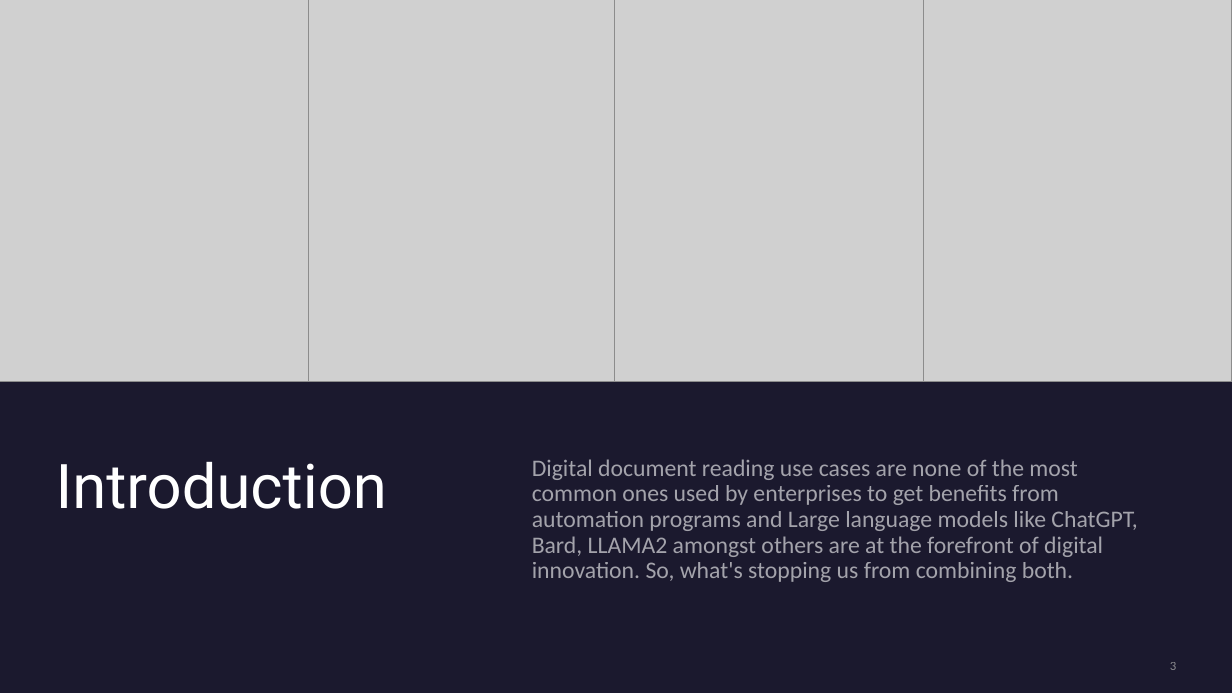
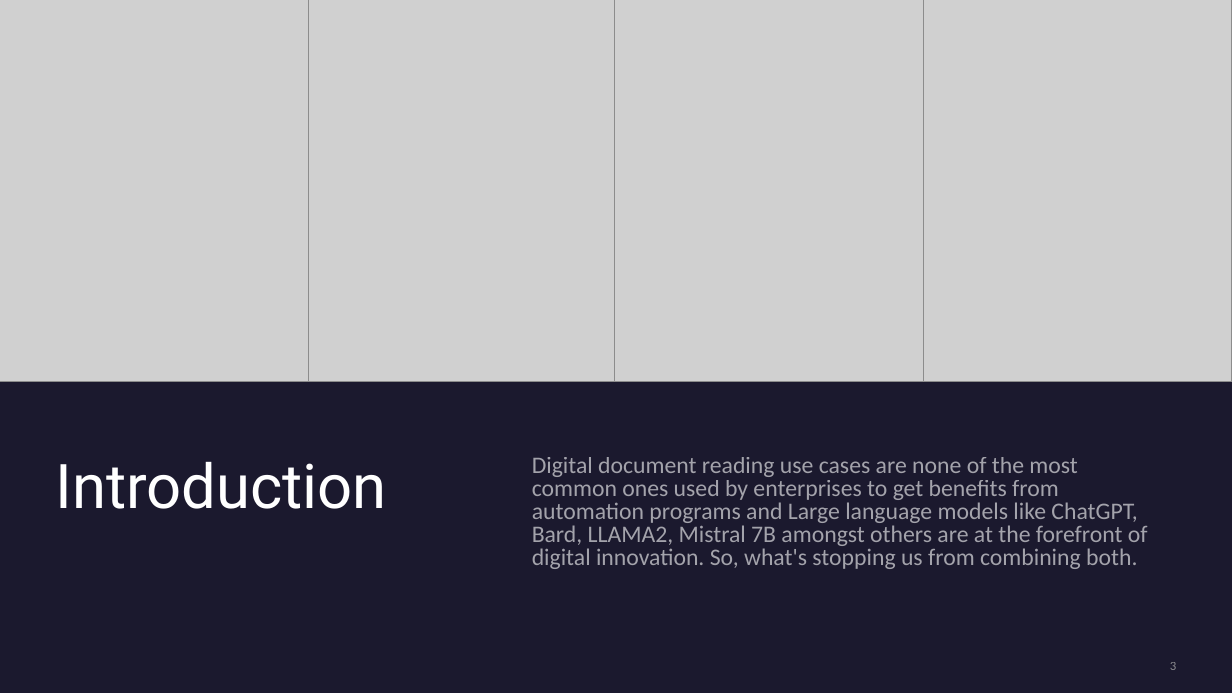
Before and after one commit to ashz30/LLMDocumentReading, a slide deck: slide 3 of Presentation/LLM based Document Information Extraction.pptx. Drawn at 1232x693 pixels with LibreOffice and Linux fonts; fonts in the diff are those of the drawing; grey boxes stand for pictures. Boxes give left, top, right and bottom in pixels: in the first picture for what was removed or moved away, otherwise in the second. Text is boxed around its words. In the diff, an @@ line names an element or a change of style, - is before the commit and + after.

```diff
--- a/Presentation/LLM based Document Information Extraction.pptx
+++ b/Presentation/LLM based Document Information Extraction.pptx
@@ text at (x1=532, y1=457, x2=1148, y2=569): text changed @@
-Digital document reading use cases are none of the most common ones used by enterprises to get benefits from automation programs and Large language models like ChatGPT, Bard, LLAMA2 amongst others are at the forefront of digital innovation. So, what's stopping us from combining both.
+Digital document reading use cases are none of the most common ones used by enterprises to get benefits from automation programs and Large language models like ChatGPT, Bard, LLAMA2, Mistral 7B amongst others are at the forefront of digital innovation. So, what's stopping us from combining both.
```
Also in this commit, not shown: 2 other slides changed.
